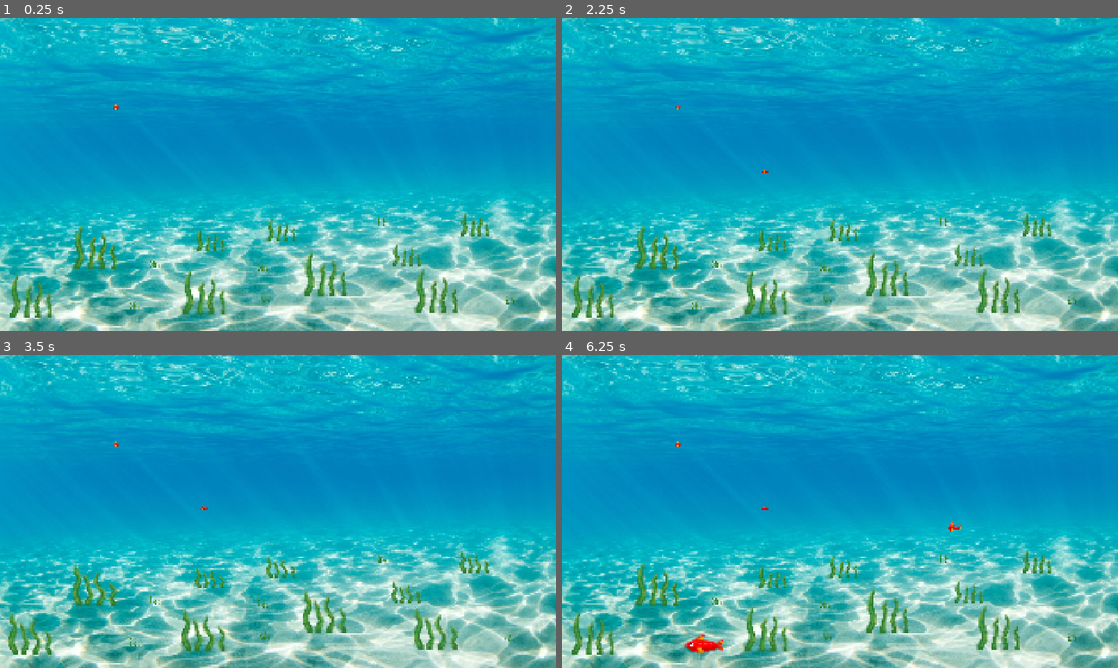
Above: before the commit, frames 1-4 (two rows, left to right).
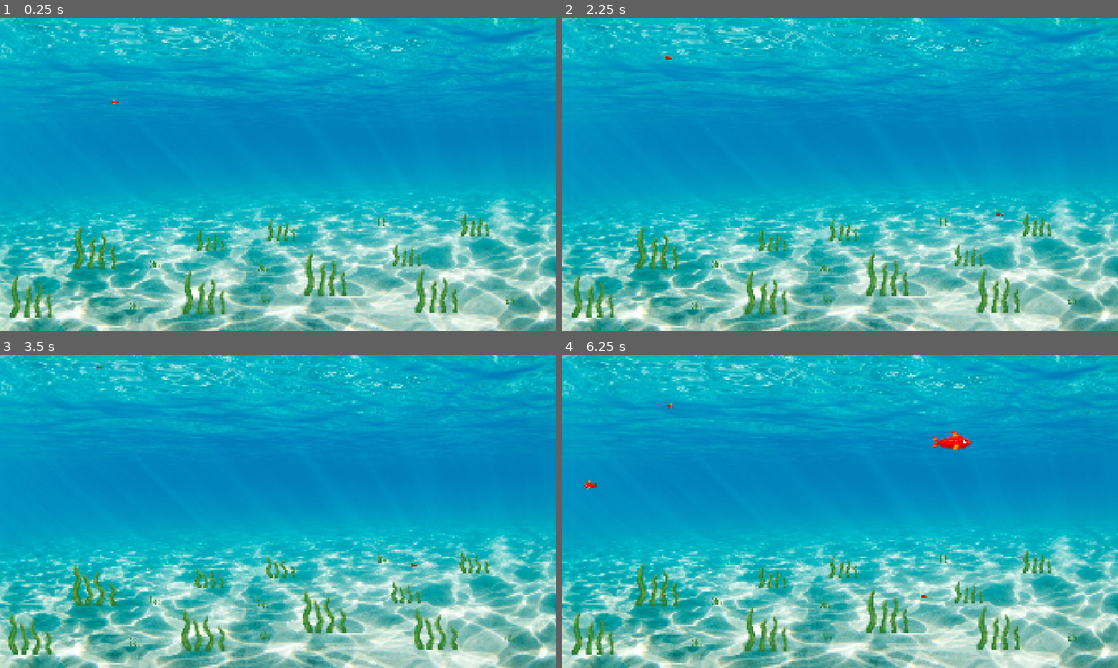
Above: after the commit, the same moments.

Repository: matt02j/fishtank
Game: Godot game, scene res://scenes/tank.tscn
The game is run twice, just before and just after one commit, with the same random seed, the same clock (stepped at 60 frames per second) and the same inputs.
Inputs:
- Up to frame 1 (0.25 s): no input
- Up to frame 2 (2.25 s): tap Enter at 0.5 s; tap Space at 2 s
- Up to frame 3 (3.5 s): tap Enter at 2.75 s
- Up to frame 4 (6.25 s): no input

The runs differ from the first frame. In frame 1, less than 0.1% of the frame differs, in the area x 20-22%, y 26-30%; in frame 2, less than 0.1%; in frame 3, less than 0.1%; in frame 4, 0.7%, in the area x 3-74%, y 15-96%.

Commit message:
added borders and fish collision

Diff:
--- a/project.godot
+++ b/project.godot
@@ -22,6 +22,11 @@
 window/stretch/mode="canvas_items"
 window/stretch/aspect="expand"
 
+[global_group]
+
+border=""
+fishes=""
+
 [physics]
 
 3d/physics_engine="Jolt Physics"
--- /dev/null
+++ b/scenes/animated_fish.gd
@@ -0,0 +1,23 @@
+extends Node2D
+
+var rng := RandomNumberGenerator.new()
+var velocity:Vector2
+# Called when the node enters the scene tree for the first time.
+func _ready() -> void:
+	velocity = Vector2(rng.randi_range(-100,100),rng.randi_range(-100,100))
+
+
+# Called every frame. 'delta' is the elapsed time since the previous frame.
+func _process(delta: float) -> void:
+	position += velocity * delta
+	if velocity.x > 0 :
+		$AnimatedSprite2D.flip_h = true
+	else :
+		$AnimatedSprite2D.flip_h = false
+
+
+func _on_area_entered(area: Area2D) -> void:
+	if area.is_in_group("border"):
+		velocity = Vector2(velocity[0]*-1, velocity[1]*-1)
+	else:
+		velocity = Vector2(rng.randi_range(-100,100),rng.randi_range(-100,100))
--- a/scenes/animated_fish.tscn
+++ b/scenes/animated_fish.tscn
@@ -1,5 +1,6 @@
 [gd_scene format=3 uid="uid://jb46vidamagj"]
 
+[ext_resource type="Script" uid="uid://duxdik56r5t37" path="res://scenes/animated_fish.gd" id="1_0kmrb"]
 [ext_resource type="Texture2D" uid="uid://0jgndyvo3oi0" path="res://assets/red_fish/red_fish1.png" id="1_gx8g0"]
 [ext_resource type="Texture2D" uid="uid://dgmdqpnigra67" path="res://assets/red_fish/red_fish2.png" id="2_0kmrb"]
 [ext_resource type="Texture2D" uid="uid://7wnh6uh0g4u6" path="res://assets/red_fish/red_fish3.png" id="3_jcgm8"]
@@ -21,10 +22,22 @@
 "speed": 5.0
 }]
 
-[node name="animated fish" type="Node2D" unique_id=236421108]
+[sub_resource type="CapsuleShape2D" id="CapsuleShape2D_p50re"]
+radius = 5.0
+height = 26.0
+
+[node name="animated fish" type="Area2D" unique_id=253067500 groups=["fishes"]]
+script = ExtResource("1_0kmrb")
 
 [node name="AnimatedSprite2D" type="AnimatedSprite2D" parent="." unique_id=995477558]
 sprite_frames = SubResource("SpriteFrames_p50re")
 autoplay = "default"
 frame = 1
 frame_progress = 0.68947506
+
+[node name="CollisionShape2D" type="CollisionShape2D" parent="." unique_id=1384091187]
+position = Vector2(0, 1)
+rotation = 1.5707964
+shape = SubResource("CapsuleShape2D_p50re")
+
+[connection signal="area_entered" from="." to="." method="_on_area_entered"]
--- a/scenes/tank.gd
+++ b/scenes/tank.gd
@@ -18,7 +18,7 @@
 
 	var fish = fish_scene.instantiate()
 	fish.scale *= level
-	fish.position = Vector2(randi_range(0,1920),randi_range(0,1080))
+	fish.position = Vector2(randi_range(100,1820),randi_range(100,980))
 	$fishes.add_child(fish)
 
 
--- a/scenes/tank.tscn
+++ b/scenes/tank.tscn
@@ -34,21 +34,21 @@
 scale = Vector2(0.97450006, 0.7907143)
 texture = ExtResource("1_qrxud")
 
-[node name="borders" type="StaticBody2D" parent="." unique_id=1489326921]
+[node name="borders" type="Area2D" parent="." unique_id=1274152043 groups=["border"]]
 
-[node name="CollisionShape2D" type="CollisionShape2D" parent="borders" unique_id=897555276]
+[node name="CollisionShape2D" type="CollisionShape2D" parent="borders" unique_id=897555276 groups=["border"]]
 position = Vector2(-32, 548)
 shape = SubResource("RectangleShape2D_p50re")
 
-[node name="CollisionShape2D2" type="CollisionShape2D" parent="borders" unique_id=757043922]
+[node name="CollisionShape2D2" type="CollisionShape2D" parent="borders" unique_id=757043922 groups=["border"]]
 position = Vector2(1949, 526)
 shape = SubResource("RectangleShape2D_p50re")
 
-[node name="CollisionShape2D3" type="CollisionShape2D" parent="borders" unique_id=170261230]
+[node name="CollisionShape2D3" type="CollisionShape2D" parent="borders" unique_id=170261230 groups=["border"]]
 position = Vector2(965, -27)
 shape = SubResource("RectangleShape2D_dq8ah")
 
-[node name="CollisionShape2D4" type="CollisionShape2D" parent="borders" unique_id=1613259737]
+[node name="CollisionShape2D4" type="CollisionShape2D" parent="borders" unique_id=1613259737 groups=["border"]]
 position = Vector2(963, 1108)
 shape = SubResource("RectangleShape2D_dq8ah")
 
Not shown, added: scenes/animated_fish.gd.uid
